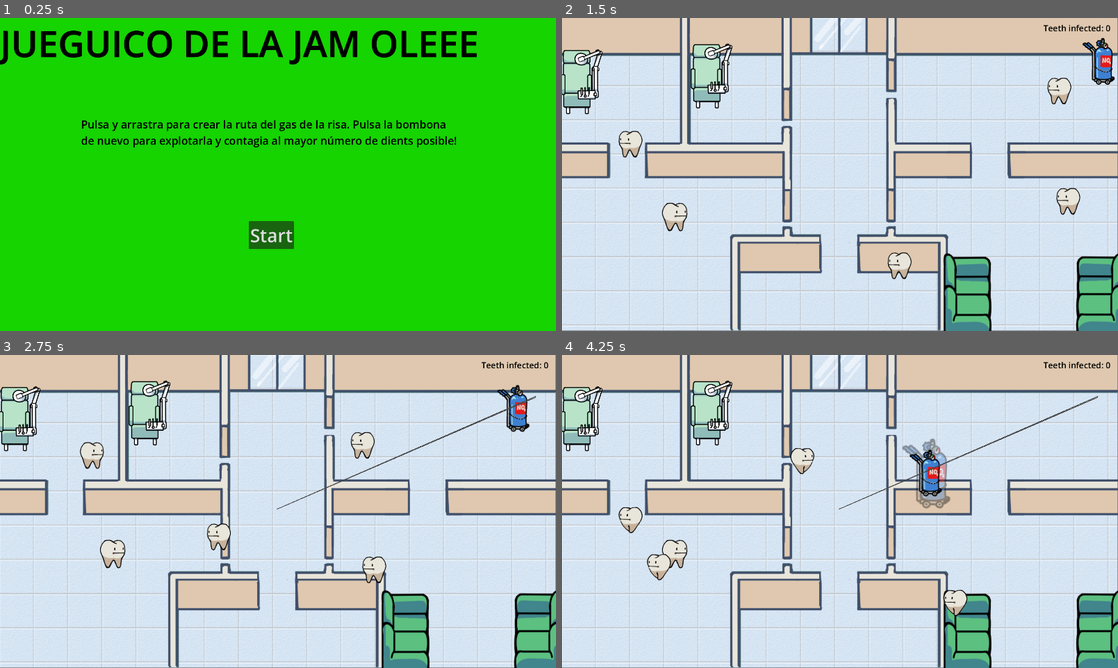
Above: before the commit, frames 1-4 (two rows, left to right).
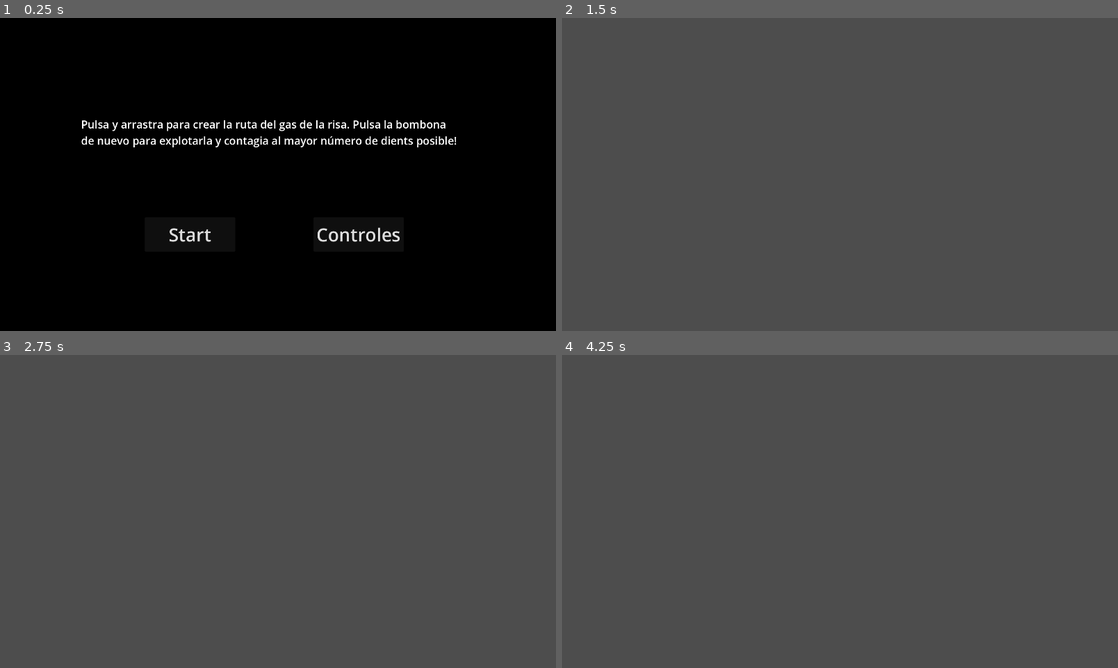
Above: after the commit, the same moments.

Repository: Mapachana/GlobalGameJam2024
Game: Godot game, scene res://escenas/titulo.tscn
Two runs of this game, one before a commit and one after it. Both use one fixed random seed, a clock stepped at 60 frames per second and the inputs below.
Inputs (mouse positions are in pixels of both pictures, inside the frame that each line leads up to):
- Up to frame 1 (0.25 s): no input
- Up to frame 2 (1.5 s): click (923, 233) at 0.5 s, where only the run after the commit has a clickable "Controles"; click (834, 233) at 1.25 s, where only the run before the commit has a clickable "Start"
- Up to frame 3 (2.75 s): drag from (278, 511) to (533, 398) at 2.02 s
- Up to frame 4 (4.25 s): drag from (728, 527) to (840, 511) at 2.77 s; move the mouse to (895, 442) at 3.52 s; press the mouse at (895, 442) at 3.53 s

The runs differ from the first frame. In frame 1, 97% of the frame differs, in the area x 0-100%, y 0-100%; in frame 2, 100%; in frame 3, 100%; in frame 4, 100%.
Error after the commit: Attempt to call function 'instantiate' in base 'null instance' on a null instance. (res://default/defecto.gd:46)

Commit message:
Pantallas titulo

Diff:
--- a/default/defecto.gd
+++ b/default/defecto.gd
@@ -11,6 +11,9 @@
 func _ready():
 	var root = get_tree().root
 	current_scene = root.get_child(root.get_child_count() - 1)
+	puntuacion = 0
+
+func reiniciar_puntuacion():
 	puntuacion = 0
 
 func sumar_puntuacion():
--- a/escenas/creditos.gd
+++ b/escenas/creditos.gd
@@ -12,5 +12,6 @@
 
 
 func _on_button_pressed():
+	Globales.reiniciar_puntuacion()
 	Globales.goto_scene("res://escenas/main.tscn")
 	pass # Replace with function body.
--- a/escenas/creditos.tscn
+++ b/escenas/creditos.tscn
@@ -17,10 +17,10 @@
 
 [node name="Button" type="Button" parent="."]
 layout_mode = 0
-offset_left = 687.0
-offset_top = 561.0
-offset_right = 695.0
-offset_bottom = 569.0
+offset_left = 650.0
+offset_top = 550.0
+offset_right = 900.0
+offset_bottom = 645.0
 theme = SubResource("Theme_viyov")
 theme_override_font_sizes/font_size = 50
 text = "Start"
@@ -36,7 +36,10 @@
 theme_override_font_sizes/font_size = 30
 text = "Score: 20
 
-made by: Mapachana, Elenoide, JJRamos, Alberto Guillen, Victor7"
+Credits:
+Programmers: Mapachana, JJRamos
+Art: Elenoide
+Music: Alberto Guillen, Victor7"
 
 [node name="Label" type="Label" parent="."]
 layout_mode = 0
--- a/escenas/titulo.gd
+++ b/escenas/titulo.gd
@@ -8,7 +8,12 @@
 func _process(delta):
 	pass
 
-
+# Empezar partida
 func _on_button_pressed():
 	Globales.goto_scene("res://escenas/main.tscn")
 	pass # Replace with function body.
+
+# Ver controles
+func _on_button_2_pressed():
+	Globales.goto_scene("res://escenas/controles.tscn")
+	pass # Replace with function body.
--- a/escenas/titulo.tscn
+++ b/escenas/titulo.tscn
@@ -1,6 +1,6 @@
 [gd_scene load_steps=6 format=3 uid="uid://7lwiisvgtl8v"]
 
-[ext_resource type="Texture2D" uid="uid://c4q7psiec8ile" path="res://graficos/rectanguloverde.png" id="1_4jw0q"]
+[ext_resource type="Texture2D" uid="uid://bffnnl6gs3672" path="res://graficos/rectangulonegro.png" id="1_jedfl"]
 [ext_resource type="Script" path="res://escenas/titulo.gd" id="2_3d6k0"]
 
 [sub_resource type="Theme" id="Theme_viyov"]
@@ -12,15 +12,25 @@
 [node name="TextureRect" type="TextureRect"]
 offset_right = 1585.0
 offset_bottom = 911.0
-texture = ExtResource("1_4jw0q")
+texture = ExtResource("1_jedfl")
 script = ExtResource("2_3d6k0")
+
+[node name="Button2" type="Button" parent="."]
+offset_left = 866.0
+offset_top = 550.0
+offset_right = 1116.0
+offset_bottom = 645.0
+theme = SubResource("Theme_viyov")
+theme_override_font_sizes/font_size = 50
+text = "Controles
+"
 
 [node name="Button" type="Button" parent="."]
 layout_mode = 0
-offset_left = 687.0
-offset_top = 561.0
-offset_right = 695.0
-offset_bottom = 569.0
+offset_left = 400.0
+offset_top = 550.0
+offset_right = 650.0
+offset_bottom = 645.0
 theme = SubResource("Theme_viyov")
 theme_override_font_sizes/font_size = 50
 text = "Start"
@@ -32,7 +42,6 @@
 offset_right = 2272.0
 offset_bottom = 359.0
 theme = SubResource("Theme_6tdiw")
-theme_override_colors/font_color = Color(0, 0, 0, 1)
 theme_override_font_sizes/font_size = 30
 text = "Pulsa y arrastra para crear la ruta del gas de la risa. Pulsa la bombona
 de nuevo para explotarla y contagia al mayor número de dients posible!"
@@ -47,4 +56,5 @@
 theme_override_font_sizes/font_size = 100
 text = "JUEGUICO DE LA JAM OLEEE"
 
+[connection signal="pressed" from="Button2" to="." method="_on_button_2_pressed"]
 [connection signal="pressed" from="Button" to="." method="_on_button_pressed"]
